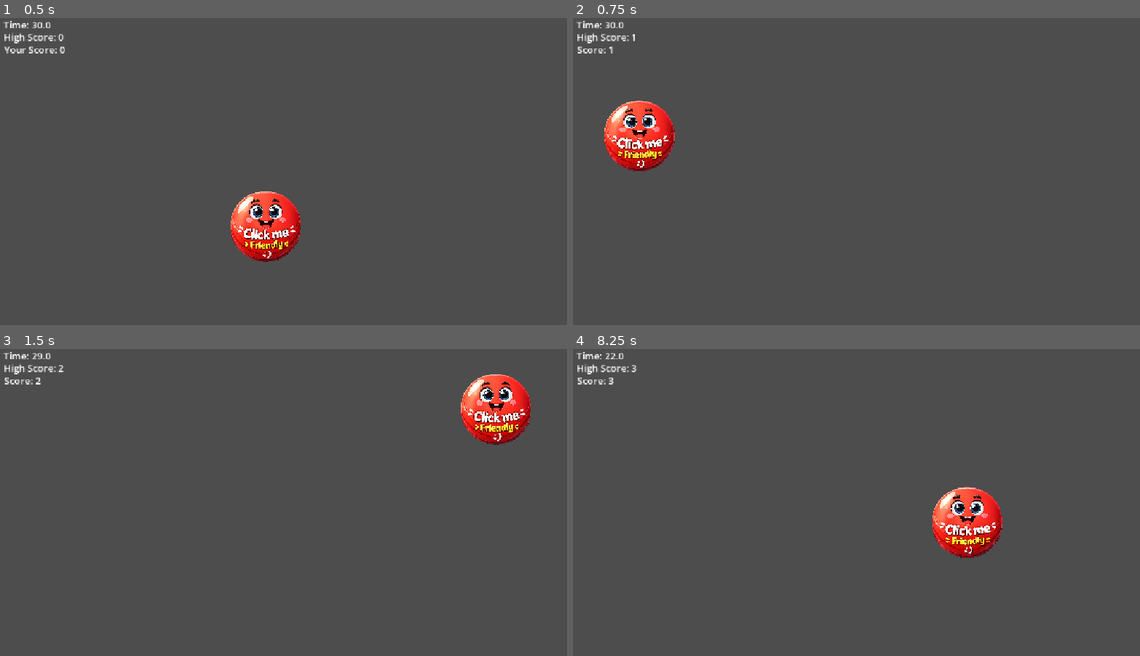
Above: before the commit, frames 1-4 (two rows, left to right).
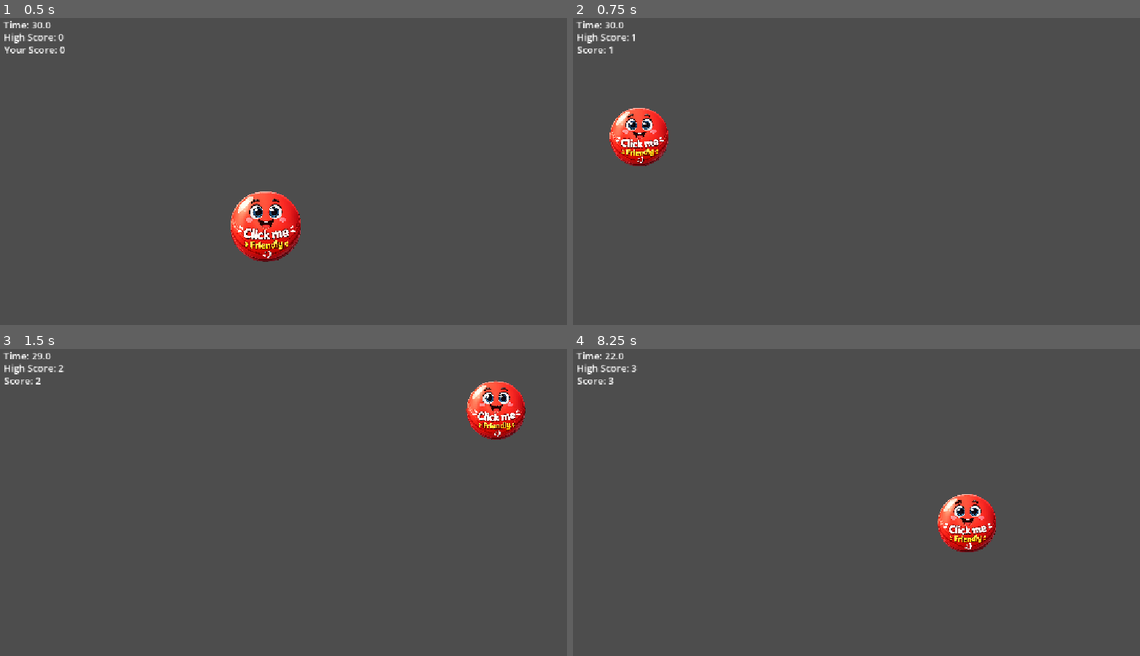
Above: after the commit, the same moments.

Repository: neotechops/tap-the-ball
Game: Godot game, scene res://Scenes/Main.tscn
The game is run twice, just before and just after one commit, with the same random seed, the same clock (stepped at 60 frames per second) and the same inputs.
Inputs (mouse positions are in pixels of both pictures, inside the frame that each line leads up to):
- Up to frame 1 (0.5 s): no input
- Up to frame 2 (0.75 s): move the mouse to (839, 232) at 0.52 s; click (839, 232) at 0.67 s
- Up to frame 3 (1.5 s): move the mouse to (175, 530) at 1.27 s; click (175, 530) at 1.42 s
- Up to frame 4 (8.25 s): move the mouse to (924, 441) at 2.02 s; click (924, 441) at 2.17 s; move the mouse to (833, 576) at 2.77 s; click (833, 576) at 2.92 s; move the mouse to (1037, 560) at 3.52 s; click (1037, 560) at 3.67 s; move the mouse to (692, 462) at 4.27 s; click (692, 462) at 4.42 s; move the mouse to (890, 511) at 5.02 s; click (890, 511) at 5.17 s; move the mouse to (777, 431) at 5.77 s; click (777, 431) at 5.92 s; move the mouse to (992, 496) at 6.52 s; click (992, 496) at 6.67 s; move the mouse to (748, 530) at 7.27 s; click (748, 530) at 7.42 s; move the mouse to (924, 441) at 8.02 s; click (924, 441) at 8.17 s

Frame 1 is identical in both runs. In frame 2, 1.7% of the frame differs, in the area x 5-18%, y 26-50%; in frame 3, 1.7%; in frame 4, 1.7%.

Commit message:
adding ball shrink and grow functionality

Diff:
--- a/Scenes/Ball.tscn
+++ b/Scenes/Ball.tscn
@@ -6,6 +6,43 @@
 
 [sub_resource type="CircleShape2D" id="CircleShape2D_mjvk5"]
 radius = 103.99
+
+[sub_resource type="Animation" id="Animation_27lt3"]
+resource_name = "Pop"
+length = 0.15
+tracks/0/type = "value"
+tracks/0/imported = false
+tracks/0/enabled = true
+tracks/0/path = NodePath("Sprite2D:scale")
+tracks/0/interp = 1
+tracks/0/loop_wrap = true
+tracks/0/keys = {
+"times": PackedFloat32Array(0, 0.075, 0.15),
+"transitions": PackedFloat32Array(1, 1, 1),
+"update": 0,
+"values": [Vector2(0.2, 0.2), Vector2(0.15, 0.15), Vector2(0.2, 0.2)]
+}
+
+[sub_resource type="Animation" id="Animation_3dh43"]
+length = 0.001
+tracks/0/type = "value"
+tracks/0/imported = false
+tracks/0/enabled = true
+tracks/0/path = NodePath("Sprite2D:scale")
+tracks/0/interp = 1
+tracks/0/loop_wrap = true
+tracks/0/keys = {
+"times": PackedFloat32Array(0),
+"transitions": PackedFloat32Array(1),
+"update": 0,
+"values": [Vector2(0.2, 0.2)]
+}
+
+[sub_resource type="AnimationLibrary" id="AnimationLibrary_3dh43"]
+_data = {
+&"Pop": SubResource("Animation_27lt3"),
+&"RESET": SubResource("Animation_3dh43")
+}
 
 [node name="Ball" type="Area2D" unique_id=241866107]
 script = ExtResource("1_eb1ap")
@@ -19,3 +56,6 @@
 
 [node name="PopSound" type="AudioStreamPlayer2D" parent="." unique_id=216580454]
 stream = ExtResource("3_27lt3")
+
+[node name="AnimationPlayer" type="AnimationPlayer" parent="." unique_id=1116659662]
+libraries/ = SubResource("AnimationLibrary_3dh43")
--- a/Scripts/Ball.gd
+++ b/Scripts/Ball.gd
@@ -7,6 +7,7 @@
 
 @onready var sprite = $Sprite2D
 @onready var pop_sound = $PopSound
+@onready var animation_player = $AnimationPlayer
 
 func _ready():
 	randomize()
@@ -45,6 +46,7 @@
 
 	if event is InputEventMouseButton and event.pressed:
 		pop_sound.play()
+		animation_player.play("Pop")
 		ball_clicked.emit()
 
 		var screen_size = get_viewport_rect().size
